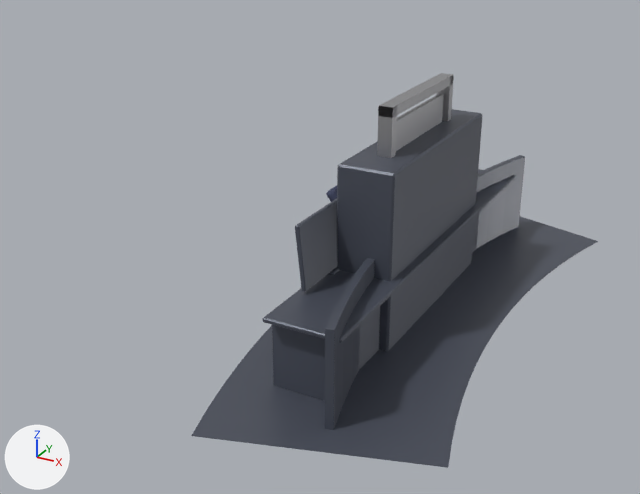
The FBX model 02_Export/sala_domo_piezas.fbx, before and after one commit.
Camera for both pictures: a camera (50 mm lens) standing at (345.0, -836.0, 457.0) and looking at (-82.0, -61.0, 70.0). Lighting does not change. The marker at lower left points along +X, +Y and +Z. The older version comes first.

Objects in the first picture: 'SM_Antepecho', 'SM_Consola', 'SM_ControlPiso', 'SM_Monitores', 'SM_Puerta', 'SM_Rack' and 1 more.
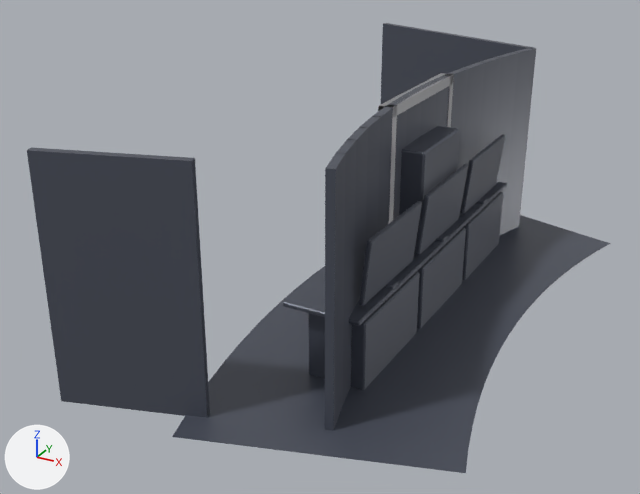
The change, as a diff of the scene's bpy script:
```diff
--- a/02_Export/sala_domo_piezas.fbx.py
+++ b/02_Export/sala_domo_piezas.fbx.py
@@ me_sm_controlpiso @@
-me_sm_controlpiso.from_pydata(...)  # 34 vertices, 16 faces; spans x -110.0..151.0, y -333.0..333.0, z 1.0
+me_sm_controlpiso.from_pydata(...)  # 34 vertices, 16 faces; spans x -125.0..166.0, y -342.0..342.0, z 1.0
+# me_sm_controlpiso part 11: 34 of 34 vertices moved; they spanned x -110.0..151.0, y -333.0..333.0, z 1.0 and now span x -125.0..166.0, y -342.0..342.0, z 1.0; mean shift (0.0, 0.0, 0.0)
 me_sm_controlpiso.materials.append(mat_m_control)
@@ me_sm_monitores @@
-me_sm_monitores.from_pydata(...)  # 144 vertices, 156 faces; spans x -39.0..-25.0, y -188.0..188.0, z 78.0..149.0
+me_sm_monitores.from_pydata(...)  # 144 vertices, 156 faces; spans x 25.0..39.0, y -188.0..188.0, z 78.0..149.0
+# me_sm_monitores part 1: the loose piece of 24 vertices spanning x -39.0..-28.0, y -188.0..-72.0, z 83.0..149.0 is turned 12 degrees about the y axis through its middle, then moved by (67.0, 0.0, 0.0)
+# me_sm_monitores part 2: the loose piece of 24 vertices spanning x -39.0..-25.0, y -137.0..-123.0, z 78.0..83.0 is moved by (64.0, 0.0, 0.0)
+# me_sm_monitores part 3: the loose piece of 24 vertices spanning x -39.0..-28.0, y -58.0..58.0, z 83.0..149.0 is turned 12 degrees about the y axis through its middle, then moved by (67.0, 0.0, 0.0)
+# me_sm_monitores part 4: the loose piece of 24 vertices spanning x -39.0..-25.0, y -7.0..7.0, z 78.0..83.0 is moved by (64.0, 0.0, 0.0)
+# me_sm_monitores part 5: the loose piece of 24 vertices spanning x -39.0..-28.0, y 72.0..188.0, z 83.0..149.0 is turned 12 degrees about the y axis through its middle, then moved by (67.0, 0.0, 0.0)
+# me_sm_monitores part 6: the loose piece of 24 vertices spanning x -39.0..-25.0, y 123.0..137.0, z 78.0..83.0 is moved by (64.0, 0.0, 0.0)
 me_sm_monitores.materials.append(mat_m_control)
@@ me_sm_rack @@
-me_sm_rack.from_pydata(...)  # 24 vertices, 26 faces; spans x -30.0..30.0, y -122.0..122.0, z 0.0..190.0
+me_sm_rack.from_pydata(...)  # 24 vertices, 26 faces; spans x -30.0..30.0, y -50.0..50.0, z 0.0..190.0
+# me_sm_rack part 12: the whole mesh is scaled about its middle by (1, 0.402, 1)
 me_sm_rack.materials.append(mat_m_control)
@@ me_sm_consola @@
-me_sm_consola.from_pydata(...)  # 96 vertices, 104 faces; spans x -40.0..40.0, y -245.0..245.0, z 0.0..80.0
+me_sm_consola.from_pydata(...)  # 96 vertices, 104 faces; spans x -40.0..40.0, y -210.0..210.0, z 0.0..80.0
+# me_sm_consola part 7: the loose piece of 24 vertices spanning x -40.0..40.0, y -245.0..245.0, z 75.0..80.0 is scaled about its middle by (1, 0.857, 1)
+# me_sm_consola part 8: the loose piece of 24 vertices spanning x -40.0..20.0, y -230.0..-83.0, z 0.0..72.0 is scaled about its middle by (1, 0.855, 1), then moved by (20.0, 22.0, 0.0)
+# me_sm_consola part 9: the loose piece of 24 vertices spanning x -40.0..20.0, y -74.0..74.0, z 0.0..72.0 is scaled about its middle by (1, 0.855, 1), then moved by (20.0, 0.0, 0.0)
+# me_sm_consola part 10: the loose piece of 24 vertices spanning x -40.0..20.0, y 83.0..230.0, z 0.0..72.0 is scaled about its middle by (1, 0.855, 1), then moved by (20.0, -22.0, 0.0)
 me_sm_consola.materials.append(mat_m_control)
@@ ob_sm_antepecho @@
-ob_sm_antepecho = bpy.data.objects.new('SM_Antepecho', me_sm_antepecho)
@@ ob_sm_cabina @@
+ob_sm_cabina = bpy.data.objects.new('SM_Cabina', me_sm_cabina)  # 128 vertices, 96 faces; spans x -199.0..45.0, y -345.0..345.0, z 0.0..240.0; in mat_m_control (greyish blue #505561)
+ob_sm_cabina.location = (0.0, 0.0, 0.0)
```

Pixel boxes [x1, y1, x2, y2] of what changed, in the pictures (640 x 494 px; the box of a moved part takes in the faces that stretch with it):
'SM_Cabina', added: after [27, 23, 536, 431]
'SM_ControlPiso', reshaped (8% wider): before [191, 216, 598, 468]; after [172, 215, 611, 473]
'SM_Rack', rescaled: before [337, 109, 482, 351]; after [399, 126, 460, 254]
'SM_Consola', reshaped (11% narrower, 10% shorter): before [263, 169, 515, 401]; after [283, 182, 507, 390]
'SM_Monitores', reshaped: before [295, 198, 339, 292]; after [359, 134, 505, 306]
'SM_Antepecho', deleted: before [325, 155, 525, 430]
part 1 of me_sm_monitores, moved or reshaped: before [295, 198, 338, 292]; after [359, 201, 422, 306]
part 2 of me_sm_monitores, moved or reshaped: before [328, 267, 339, 275]; after [384, 280, 398, 289]
part 3 of me_sm_monitores, moved or reshaped (not visible before): after [415, 164, 468, 255]
part 4 of me_sm_monitores, moved or reshaped (not visible before): after [435, 234, 448, 242]
part 5 of me_sm_monitores, moved or reshaped (not visible before): after [460, 134, 505, 214]
part 6 of me_sm_monitores, moved or reshaped (not visible before): after [476, 198, 487, 204]
part 7 of me_sm_consola, moved or reshaped: before [263, 169, 515, 343]; after [283, 182, 507, 326]
part 8 of me_sm_consola, moved or reshaped: before [272, 307, 380, 401]; after [308, 272, 419, 390]
part 9 of me_sm_consola, moved or reshaped (not visible before): after [417, 227, 466, 329]
part 10 of me_sm_consola, moved or reshaped (mostly hidden before): before [472, 213, 479, 253]; after [462, 192, 503, 280]
'SM_Puerta', unchanged, covered by the edit: before [377, 73, 454, 158]; after [378, 73, 454, 223]
